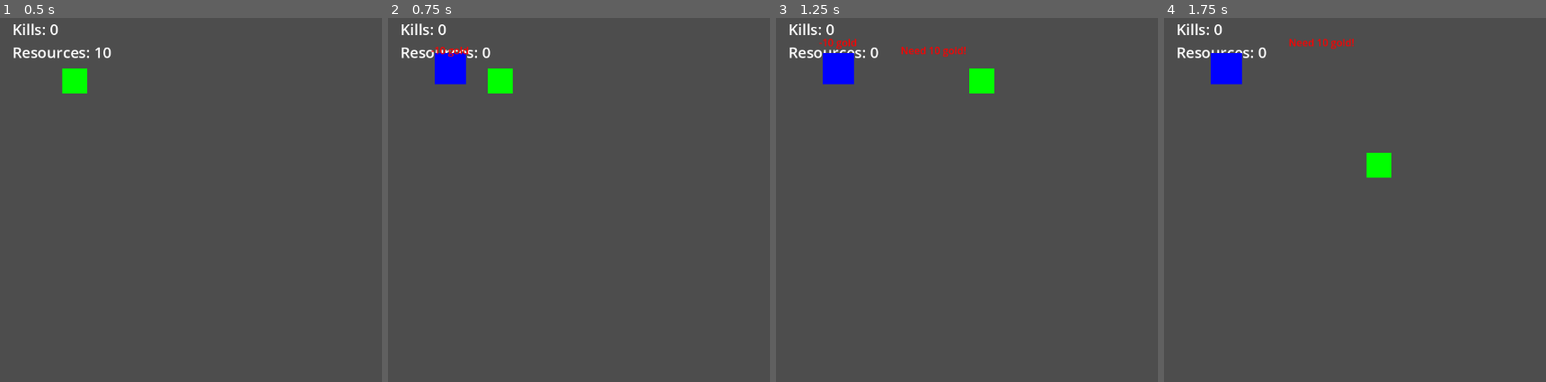
Above: before the commit, frames 1-4 (left to right).
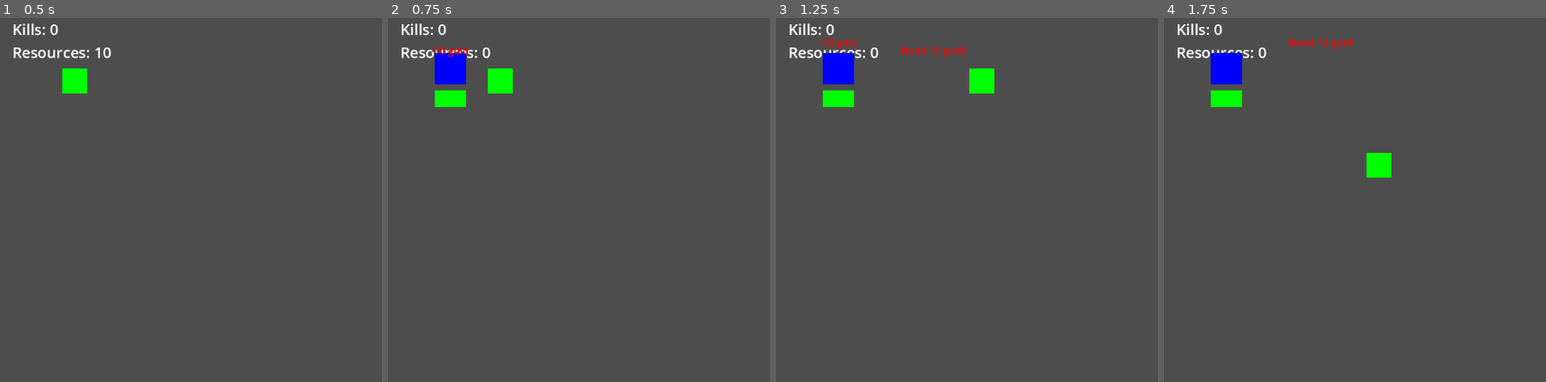
Above: after the commit, the same moments.

Repository: Sephon/testaiproject
Game: Godot game, scene res://Main.tscn
Two runs of this game, one before a commit and one after it. Both use one fixed random seed, a clock stepped at 60 frames per second and the inputs below.
Inputs:
- Up to frame 1 (0.5 s): no input
- Up to frame 2 (0.75 s): tap Enter at 0.5 s; hold Right (ui_right) from 0.53 s (still down); hold B from 0.53 s (still down)
- Up to frame 3 (1.25 s): keep holding Right (ui_right); keep holding B; tap Space (ui_select) at 0.77 s
- Up to frame 4 (1.75 s): release Right (ui_right) at 1.28 s; release B at 1.28 s; hold Down (ui_down) from 1.28 s (still down); tap B at 1.35 s; tap Space (ui_select) at 1.52 s

Frame 1 is identical in both runs. In frame 2, 0.4% of the frame differs, in the area x 12-21%, y 19-25%; in frame 3, 0.4%; in frame 4, 0.4%.

Commit message:
Health bars and tower-seeking enemies

Diff:
--- a/testaiproject/Enemy.gd
+++ b/testaiproject/Enemy.gd
@@ -17,6 +17,12 @@
 var last_direction_change = 0.0
 var direction_change_interval = 0.5  # Change direction every 0.5 seconds
 
+# Attack variables
+var attack_damage = 10
+var attack_cooldown = 1.0  # Seconds between attacks
+var last_attack_time = 0.0
+var current_target = null
+
 func _ready():
 	body_entered.connect(_on_body_entered)
 	# Initialize random wander angle
@@ -25,11 +31,12 @@
 
 func _process(delta):
 	if not exploding:
-		# Get reference to player
-		var player = get_node_or_null("/root/Main/Player")
-		if player and not player.is_queued_for_deletion():
-			# Calculate base direction to player
-			var to_player = (player.position - position).normalized()
+		# Find closest target (player or tower)
+		find_closest_target()
+
+		if current_target and is_instance_valid(current_target):
+			# Calculate base direction to target
+			var to_target = (current_target.position - position).normalized()
 
 			# Add separation from other enemies
 			var separation = calculate_separation()
@@ -38,7 +45,7 @@
 			var wander = calculate_wander(delta)
 
 			# Combine behaviors
-			current_direction = (to_player + separation * separation_weight + wander).normalized()
+			current_direction = (to_target + separation * separation_weight + wander).normalized()
 
 			# Add some randomness to direction changes
 			last_direction_change += delta
@@ -49,6 +56,11 @@
 
 			# Move with the calculated direction
 			position += current_direction * speed * delta
+
+			# Check if we're close enough to attack
+			var distance = position.distance_to(current_target.position)
+			if distance < 30:  # Attack range
+				attack_target()
 	else:
 		# Handle explosion effect
 		explosion_time += delta
@@ -65,6 +77,37 @@
 			if main:
 				main.enemy_killed()
 			queue_free()
+
+func find_closest_target():
+	var closest_distance = INF
+	current_target = null
+
+	# Check player
+	var player = get_node_or_null("/root/Main/Player")
+	if player and not player.is_queued_for_deletion():
+		var distance = position.distance_to(player.position)
+		if distance < closest_distance:
+			closest_distance = distance
+			current_target = player
+
+	# Check towers
+	for tower in get_tree().get_nodes_in_group("towers"):
+		if is_instance_valid(tower) and not tower.is_queued_for_deletion():
+			var distance = position.distance_to(tower.position)
+			if distance < closest_distance:
+				closest_distance = distance
+				current_target = tower
+
+func attack_target():
+	var current_time = Time.get_ticks_msec() / 1000.0
+	if current_time - last_attack_time >= attack_cooldown:
+		last_attack_time = current_time
+
+		if current_target.is_in_group("towers"):
+			current_target.take_damage(attack_damage, self)  # Pass self as attacker
+		elif current_target.name == "Player":
+			# Player hit logic is handled in Main.gd
+			pass
 
 func calculate_separation() -> Vector2:
 	var separation_force = Vector2.ZERO
--- a/testaiproject/Main.gd
+++ b/testaiproject/Main.gd
@@ -1,7 +1,6 @@
 extends Node2D
 
 var player_speed = 300
-var bullet_speed = 400
 var bullet_scene = preload("res://Bullet.tscn")
 var enemy_scene = preload("res://Enemy.tscn")
 var resource_node_scene = preload("res://ResourceNode.tscn")
@@ -218,18 +217,6 @@
 		floating_text.set_text("+" + str(amount) + " " + type)  # Use set_text function
 		floating_text.modulate = Color(1, 0.84, 0)  # Gold color
 
-func shoot_at_enemy(target_enemy):
-	if not is_instance_valid(target_enemy) or not is_instance_valid($Tower):
-		return
-
-	var bullet = bullet_scene.instantiate()
-	add_child(bullet)
-	bullet.position = $Tower.position
-
-	# Calculate direction to enemy
-	var direction = (target_enemy.position - $Tower.position).normalized()
-	bullet.velocity = direction * bullet_speed
-
 func _on_player_body_entered(body):
 	print("Player hit by: ", body.name)
 	if body.is_in_group("enemies"):
--- a/testaiproject/Tower.gd
+++ b/testaiproject/Tower.gd
@@ -1,10 +1,23 @@
 extends Node2D
 
 var bullet_scene = preload("res://Bullet.tscn")
-var bullet_speed = 400
+var bullet_speed = 200
 var tower_range = 200
 var last_shot_time = 0.0
-var shot_cooldown = 0.5  # Time between shots in seconds
+var shot_cooldown = 2.5  # Time between shots in seconds
+
+# Tower health variables
+var health = 100
+var max_health = 100
+var exploding = false
+var explosion_time = 0.0
+var explosion_duration = 0.3
+
+# Health bar variables
+var health_bar: ProgressBar
+var health_bar_width = 50
+var health_bar_height = 5
+var health_bar_offset = Vector2(0, 35)  # Position below the tower
 
 func _ready():
 	# Create visual representation
@@ -14,7 +27,49 @@
 	tower.position = Vector2(-25, -25)  # Center the square
 	add_child(tower)
 
+	# Create health bar
+	health_bar = ProgressBar.new()
+	health_bar.size = Vector2(health_bar_width, health_bar_height)
+	health_bar.position = Vector2(-health_bar_width/2, 0) + health_bar_offset
+	health_bar.min_value = 0
+	health_bar.max_value = max_health
+	health_bar.value = health
+	health_bar.show_percentage = false
+
+	# Style the health bar
+	var style = StyleBoxFlat.new()
+	style.bg_color = Color(0.2, 0.2, 0.2)  # Dark background
+	style.border_width_left = 1
+	style.border_width_top = 1
+	style.border_width_right = 1
+	style.border_width_bottom = 1
+	style.border_color = Color(0.5, 0.5, 0.5)  # Gray border
+	health_bar.add_theme_stylebox_override("background", style)
+
+	var fill_style = StyleBoxFlat.new()
+	fill_style.bg_color = Color(0, 1, 0)  # Green fill
+	health_bar.add_theme_stylebox_override("fill", fill_style)
+
+	add_child(health_bar)
+
+	# Add to towers group for easy access
+	add_to_group("towers")
+
 func _process(delta):
+	if exploding:
+		# Handle explosion effect
+		explosion_time += delta
+		var progress = explosion_time / explosion_duration
+
+		# Scale up and fade out
+		scale = Vector2.ONE * (1.0 + progress * 0.5)  # Scale up to 1.5x
+		modulate.a = 1.0 - progress  # Fade out
+
+		if explosion_time >= explosion_duration:
+			print("Tower destroyed")
+			queue_free()
+		return
+
 	# Tower shooting with cooldown
 	var current_time = Time.get_ticks_msec() / 1000.0  # Convert to seconds
 	if (current_time - last_shot_time) >= shot_cooldown:
@@ -33,6 +88,43 @@
 			shoot_at_enemy(closest_enemy)
 			last_shot_time = current_time
 
+func take_damage(amount: int, attacker = null):
+	if exploding:
+		return
+
+	health -= amount
+	print("Tower took damage: ", amount, " Health remaining: ", health)
+
+	# Update health bar
+	health_bar.value = health
+
+	# Update health bar color based on health percentage
+	var health_percent = float(health) / max_health
+	var fill_style = health_bar.get_theme_stylebox("fill") as StyleBoxFlat
+	if fill_style:
+		if health_percent > 0.6:
+			fill_style.bg_color = Color(0, 1, 0)  # Green
+		elif health_percent > 0.3:
+			fill_style.bg_color = Color(1, 1, 0)  # Yellow
+		else:
+			fill_style.bg_color = Color(1, 0, 0)  # Red
+
+	# Update tower color based on health percentage
+	var tower = get_node_or_null("ColorRect")
+	if tower:
+		tower.color = Color(0, 0, 1, health_percent)  # Fade blue based on health
+
+	if health <= 0:
+		start_explosion()
+		# If there was an attacker, destroy it
+		if attacker and is_instance_valid(attacker):
+			attacker.start_explosion()
+
+func start_explosion():
+	print("Tower starting explosion")
+	exploding = true
+	explosion_time = 0.0
+
 func shoot_at_enemy(target_enemy):
 	if not is_instance_valid(target_enemy):
 		return
